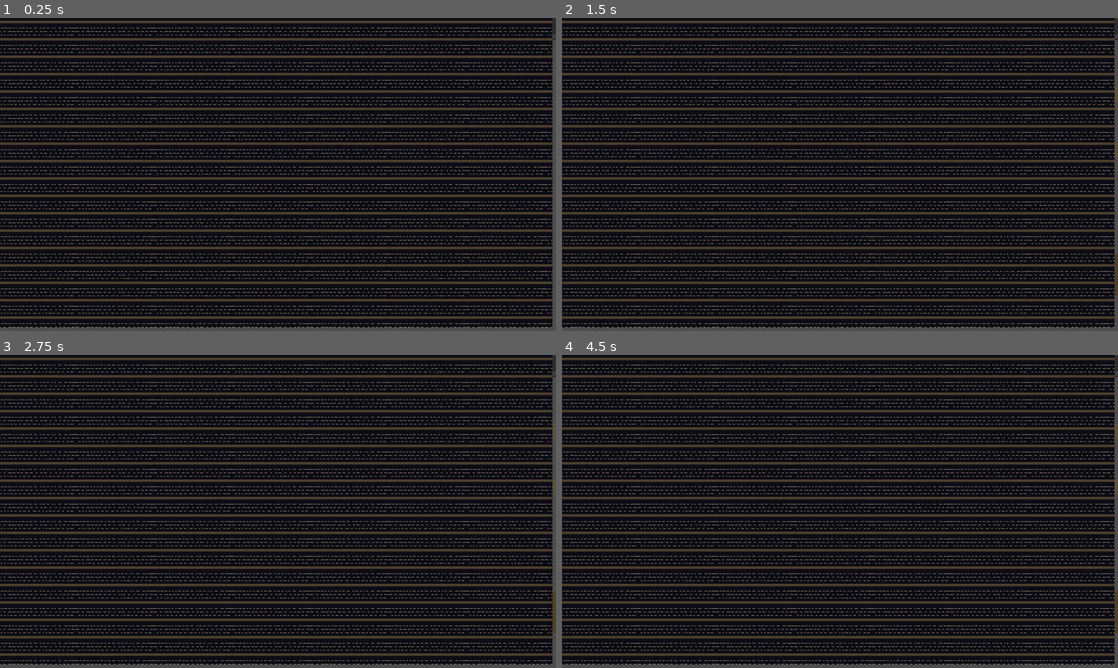
Above: before the commit, frames 1-4 (two rows, left to right).
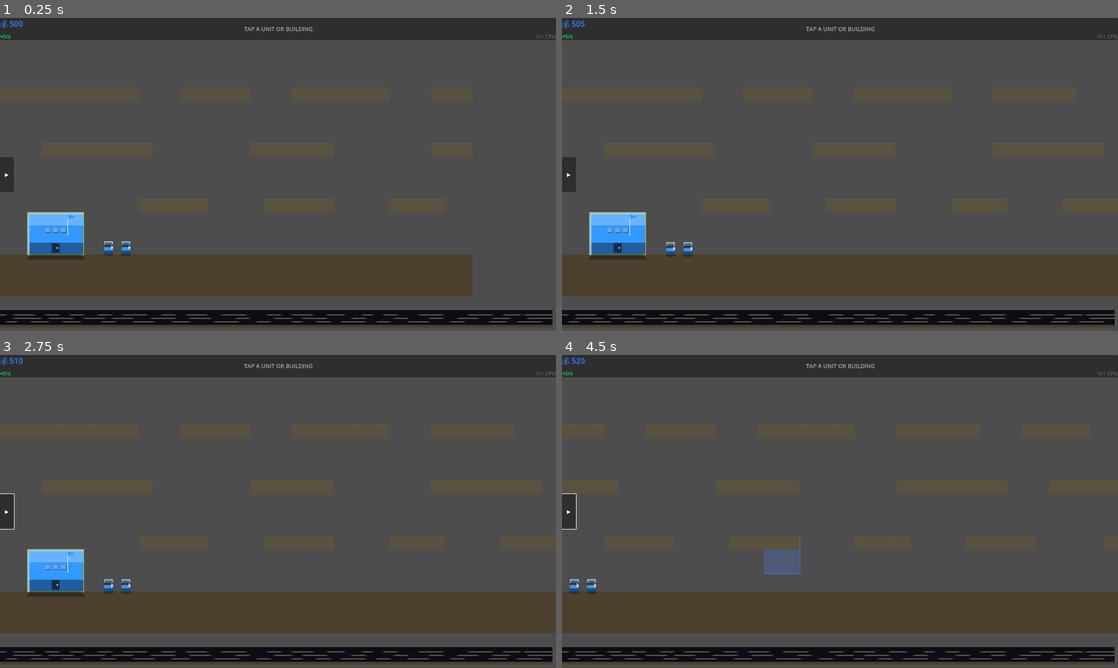
Above: after the commit, the same moments.

Repository: infinitybiscuit/fortress-command
Game: Godot game, scene res://scenes/game/game_scene.tscn
The game is run twice, just before and just after one commit, with the same random seed, the same clock (stepped at 60 frames per second) and the same inputs.
Inputs (mouse positions are in pixels of both pictures, inside the frame that each line leads up to):
- Up to frame 1 (0.25 s): no input
- Up to frame 2 (1.5 s): click "▸" at 0.5 s; click (595, 24) at 1.25 s, where only the run after the commit has a clickable "✕"
- Up to frame 3 (2.75 s): tap A at 2 s; move the mouse to (400, 495) at 2.02 s; hold Right (ui_right) from 2.03 s (still down); click (400, 495) at 2.17 s
- Up to frame 4 (4.5 s): release Right (ui_right) at 2.75 s; tap A at 2.75, 3.5, 4.25 s; drag from (728, 527) to (812, 574) at 2.77 s; move the mouse to (895, 442) at 3.52 s; hold Right (ui_right) 3.53-4.25 s; drag from (812, 574) to (673, 464) at 4.27 s

The runs differ from the first frame. In frame 1, 92% of the frame differs, in the area x 0-100%, y 0-99%; in frame 2, 92%; in frame 3, 92%; in frame 4, 92%.

Commit message:
fix: minimap tiling across screen — set TextureRect to SCALE not TILE
stretch_mode=1 (TILE) was repeating the 180x40 minimap image across the
full viewport. Changed to expand_mode=0 (KEEP_SIZE) + stretch_mode=0
(SCALE) so the texture fills the MinimapPanel correctly.

https://claude.ai/code/session_01FFsLYEoZBhHorYKSisAVT4

Diff:
--- a/godot/scenes/ui/hud.tscn
+++ b/godot/scenes/ui/hud.tscn
@@ -207,5 +207,7 @@
 
 [node name="MinimapTextureRect" type="TextureRect" parent="MinimapPanel"]
 layout_mode = 2
-expand_mode = 4
-stretch_mode = 1
+size_flags_horizontal = 3
+size_flags_vertical = 3
+expand_mode = 0
+stretch_mode = 0
